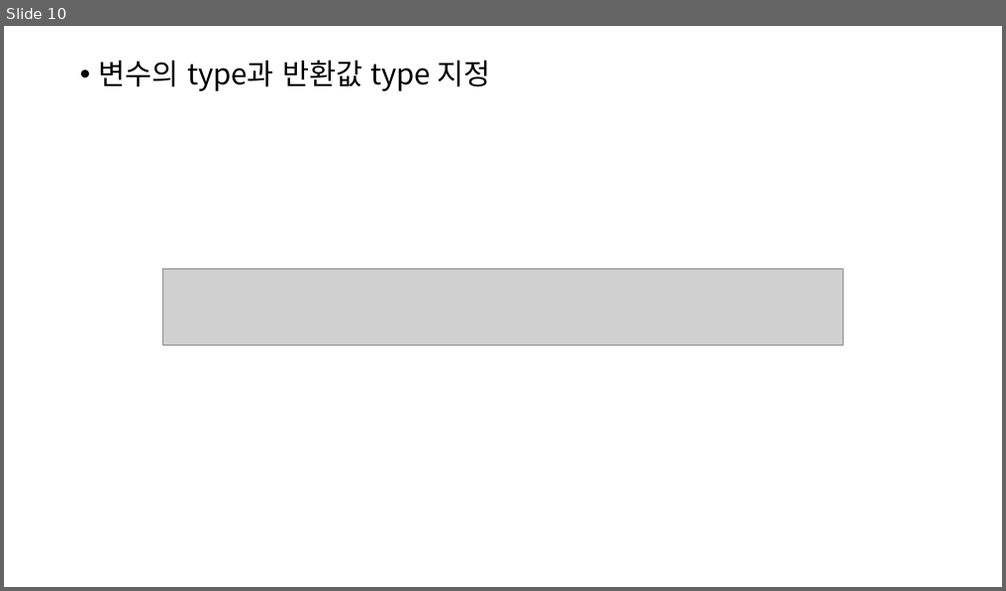
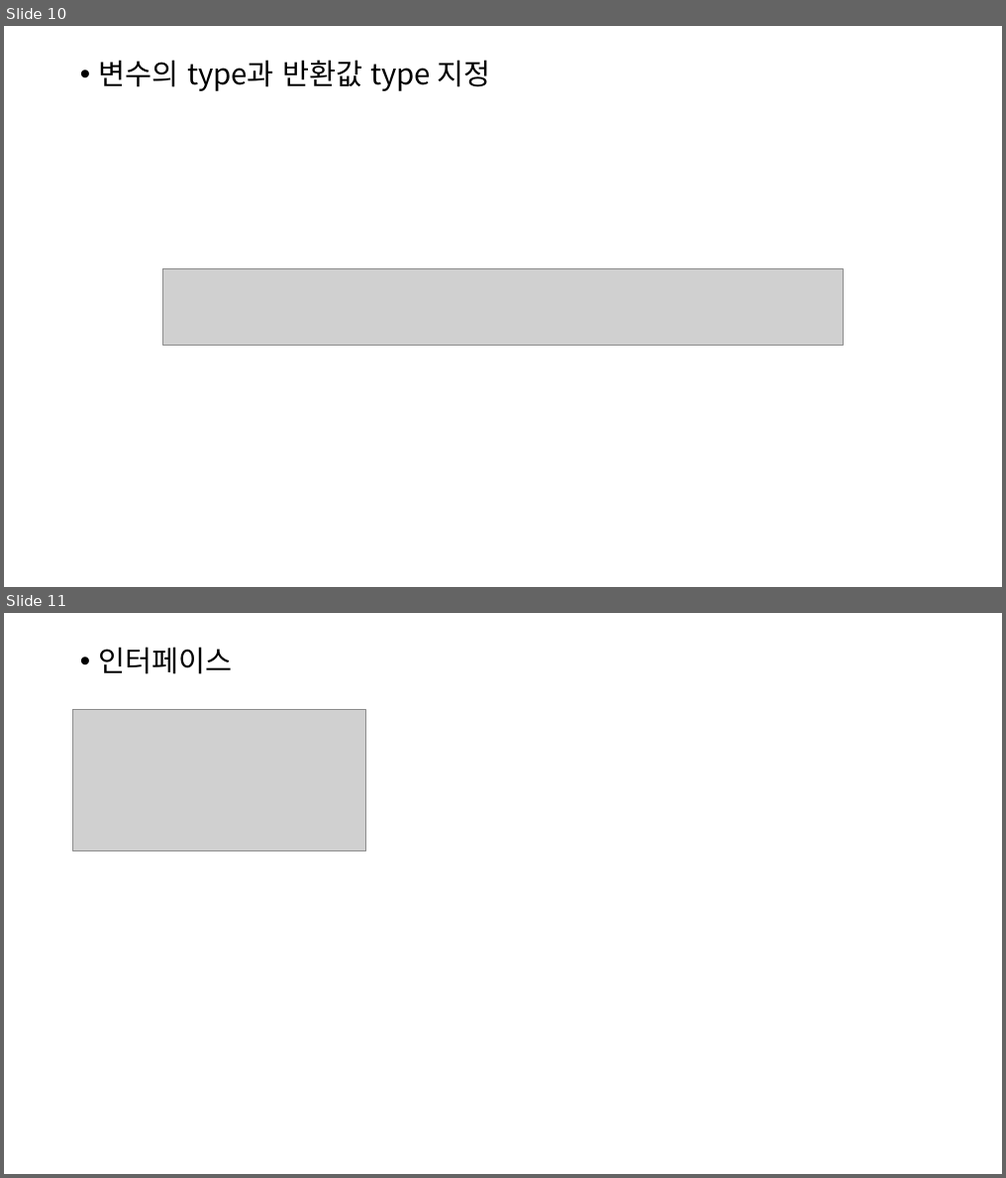
Before and after one commit to cscim918/typechain, a slide deck: Typescript 블록체인.pptx. Shown one above the other, each under a label of ours: slide 10 before the commit, slides 10 and 11 after it. The pictures are 1006x591 and 1006x1178 pixels, drawn with LibreOffice and Linux fonts; fonts in the diff are those of the drawing; grey boxes stand for pictures. Boxes give left, top, right and bottom in pixels: in the first picture for what was removed or moved away, otherwise in the second. Text is boxed around its words. In the diff, an @@ line names an element or a change of style, - is before the commit and + after.

```diff
--- a/Typescript 블록체인.pptx
+++ b/Typescript 블록체인.pptx
@@ slide 11 added at box(4, 613, 1002, 1174), background #FFFFFF @@
@@ text added at box(99, 647, 233, 674), 28 pt, text #000000 @@
+• 인터페이스
@@ picture added at box(73, 710, 366, 851) @@
```
Also in this commit, not shown: 5 other slides added, 6 slides removed, 3 other files.
